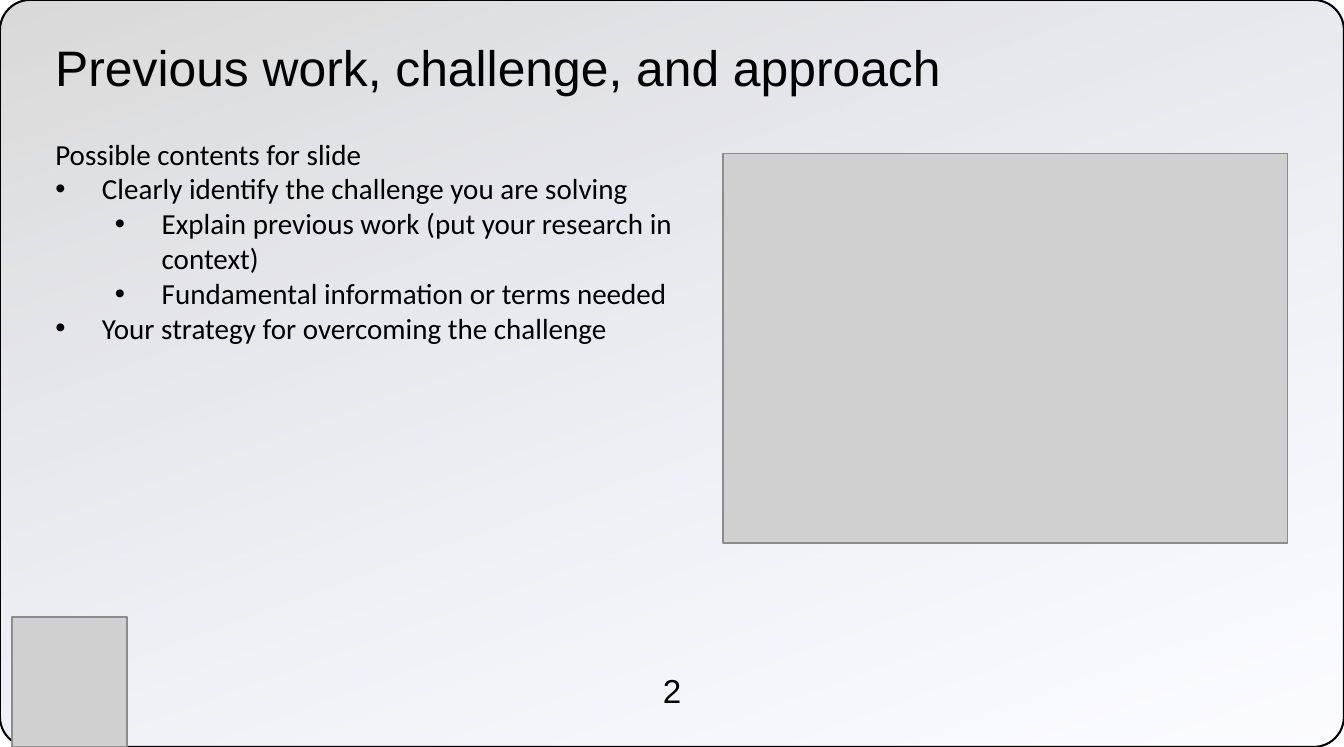
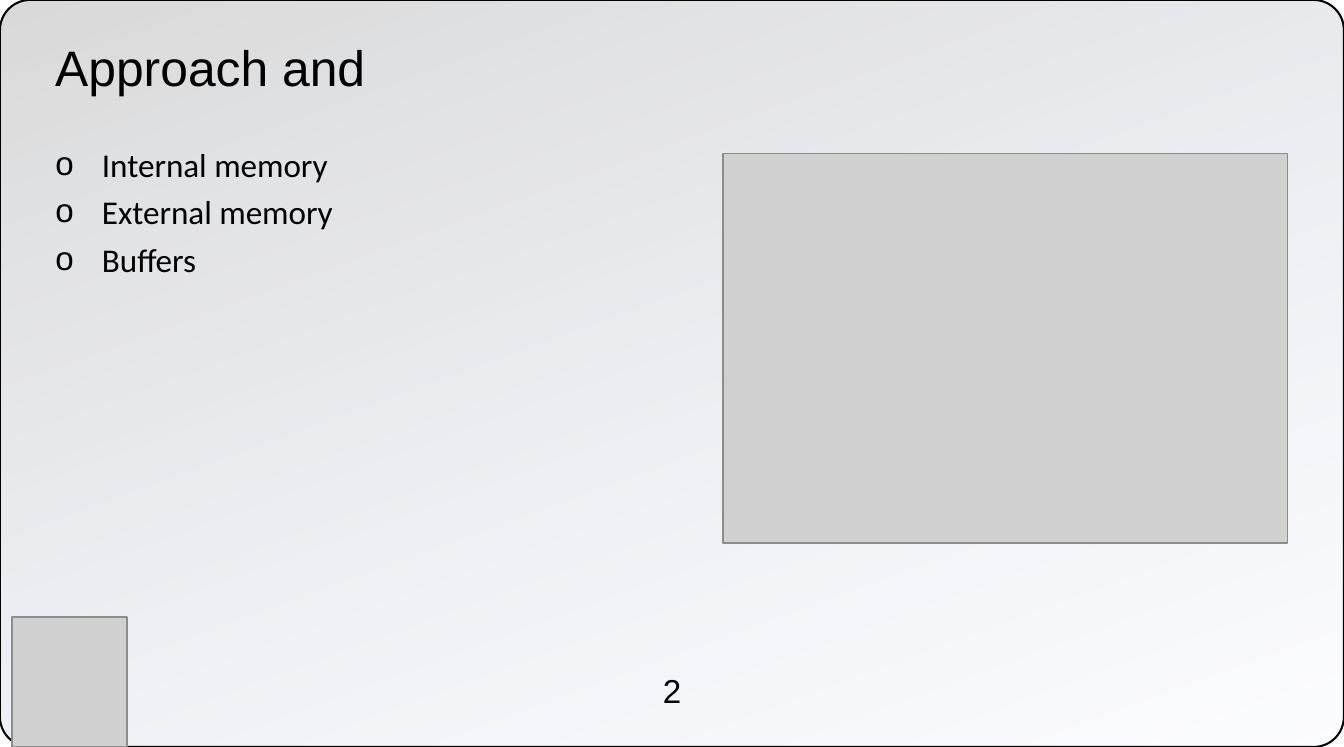
Before and after one commit to m-sabihul-hasan/cs201-s20-final-project-lightning-panthers, a slide deck: slide 2 of Buffer Tree - Poster Presentation.pptx. Drawn at 1344x747 pixels with LibreOffice and Linux fonts; fonts in the diff are those of the drawing; grey boxes stand for pictures; background and template pictures are left out. Boxes give left, top, right and bottom in pixels: in the first picture for what was removed or moved away, otherwise in the second. Text is boxed around its words. In the diff, an @@ line names an element or a change of style, - is before the commit and + after.

```diff
--- a/Buffer Tree - Poster Presentation.pptx
+++ b/Buffer Tree - Poster Presentation.pptx
@@ text at (x1=55, y1=50, x2=365, y2=96): text changed @@
-Previous work, challenge, and approach
+Approach and
@@ text at (x1=102, y1=154, x2=332, y2=273): text changed; size 14 to 16 pt @@
-Possible contents for slide
-• Clearly identify the challenge you are solving
-  • Explain previous work (put your research in context)
-  • Fundamental information or terms needed
-• Your strategy for overcoming the challenge
+o Internal memory
+o External memory
+o Buffers
```
Also in this commit, not shown: 2 other slides changed.
